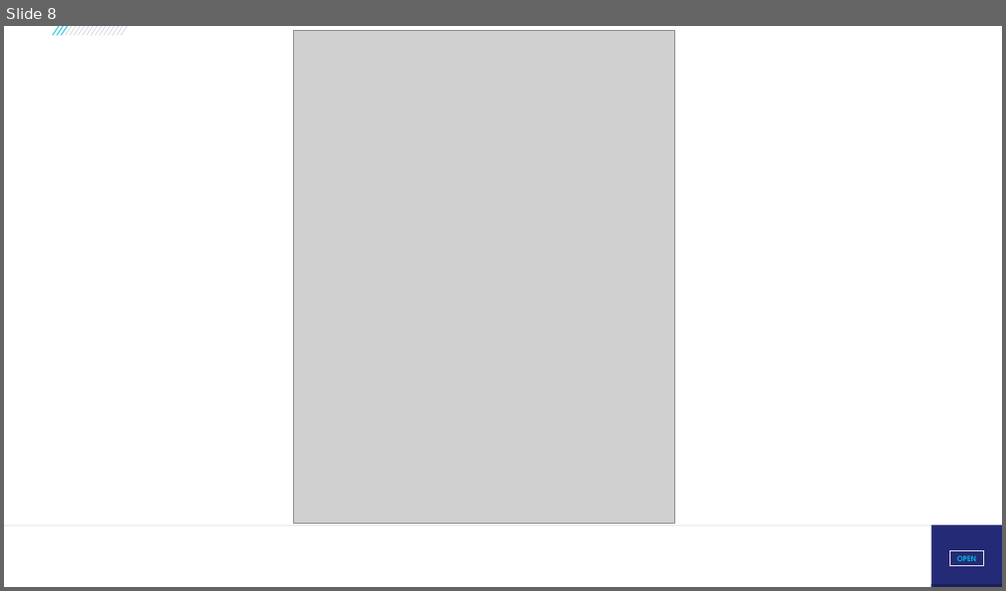
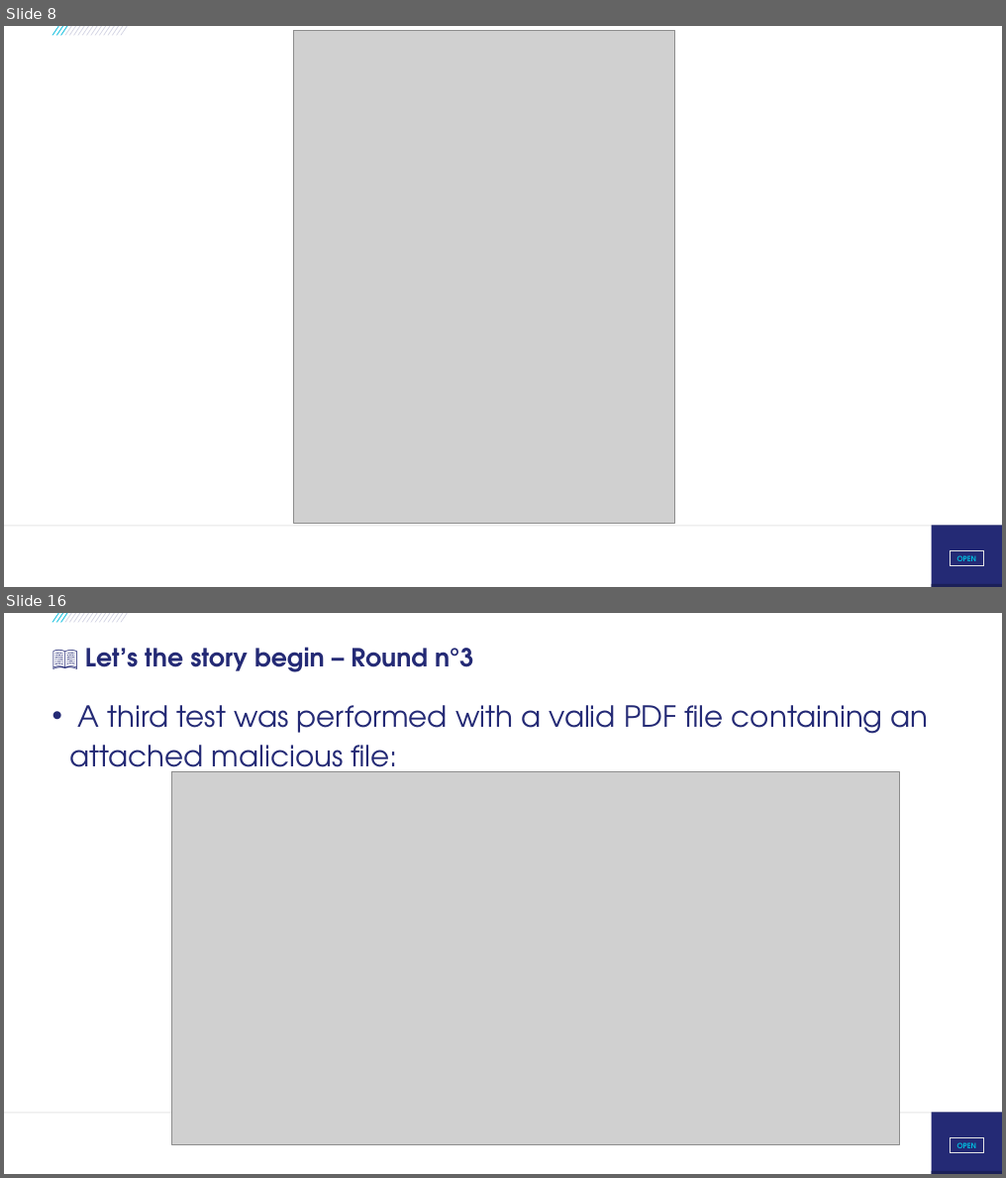
Before and after one commit to righettod/voxxeddays-lux-2026, a slide deck: presentation.pptx. Shown one above the other, each under a label of ours: slide 8 before the commit, slides 8 and 16 after it; the slides between them are not shown. The pictures are 1006x591 and 1006x1178 pixels, drawn with LibreOffice and Linux fonts; fonts in the diff are those of the drawing; grey boxes stand for pictures; background and template pictures are left out. Boxes give left, top, right and bottom in pixels: in the first picture for what was removed or moved away, otherwise in the second. Text is boxed around its words. In the diff, an @@ line names an element or a change of style, - is before the commit and + after.

```diff
--- a/presentation.pptx
+++ b/presentation.pptx
@@ slide 16 added at (x1=4, y1=613, x2=1002, y2=1174), background #FFFFFF; not listed: 21 template elements that a slide beside it also shows @@
@@ title added at (x1=85, y1=647, x2=473, y2=672), 24 pt, text #242A75, bold @@
+📖 Let’s the story begin – Round n°3
@@ text added at (x1=69, y1=705, x2=929, y2=780), 28 pt, text #242A75 @@
+• A third test was performed with a valid PDF file containing an attached malicious file:
@@ picture added at (x1=171, y1=772, x2=900, y2=1146) @@
```
Also in this commit, not shown: 1 slide changed, 8 other slides added, 2 other files.
